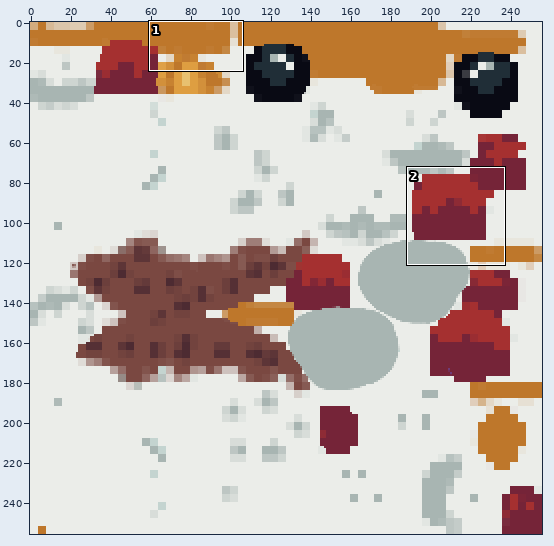
Edited in one commit: sprite sheet (GalinhaSurfers/Assets/Modelos/Materials/T_Galinho2.png). Above, an overview of the earlier version with the close-up marked.
Close-up. As it was:
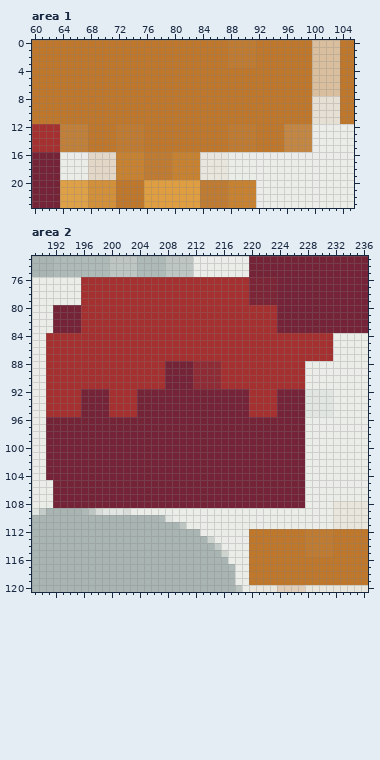
The file is 256x256 pixels. Colours within 5 levels of each other are drawn and written as one. Shown: area 1: x 60..105, y 0..23; area 2: x 189..236, y 73..120. The commit also changed other parts of the picture, which this record leaves out.
And afterwards:
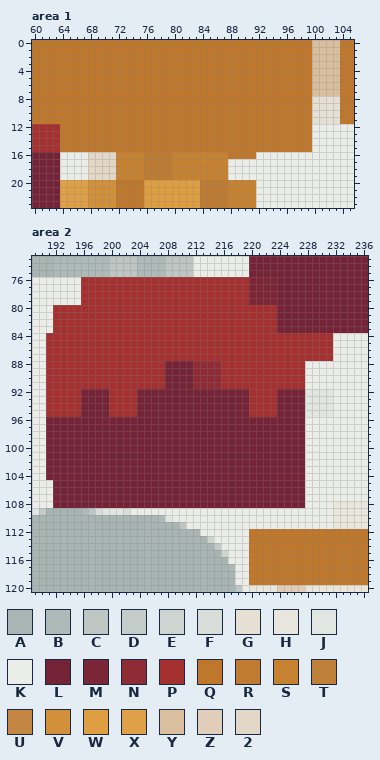
Palette (. is transparent): A #a8b5b2  B #aebab7  C #bdc6c3  D #c4ccc9  E #ced5d1  F #d8ddd9  G #e6e0d4  H #e8e6dd  J #e2e6e2  K #ebede9  L #752438  M #7b2537  N #8e2b35  P #a53030  Q #be772b  R #c07b32  S #c78231  T #c18039  U #c48743  V #d2903b  W #de9e41  X #dfa148  Y #dabf9f  Z #e0cebb  2 #e3d8c7
Diff:
Changed rows in their new state; - is an unchanged pixel.
Area 1:
first column x 88:
 0 QQQQ
 1 QQQQ
 2 QQQQ
 3 QQQQ
first column x 64:
12 QQQQ----QQQQ------------QQQQ----QQQQ
13 QQQQ----QQQQ------------QQQQ----QQQQ
14 QQQQ----QQQQ------------QQQQ----QQQQ
15 QQQQ----QQQQ------------QQQQ----QQQQ
16 --------------------SSSSQQQQ--------
17 --------------------SSSS------------
18 --------------------SSSS------------
19 --------------------SSSS------------
Area 2:
first column x 192:
 80 PPPP
 81 PPPP
 82 PPPP
 83 PPPP
first column x 228:
112 QQQQ
113 QQQQ
114 QQQQ
115 QQQQ
Where, in picture pixels (left, top, right, bottom), the same in both close-ups:
changed: (228, 40, 256, 68)
changed: (60, 124, 88, 152)
changed: (116, 124, 144, 152)
changed: (200, 124, 256, 180)
changed: (284, 124, 312, 152)
changed: (53, 305, 81, 333)
changed: (305, 529, 333, 557)
